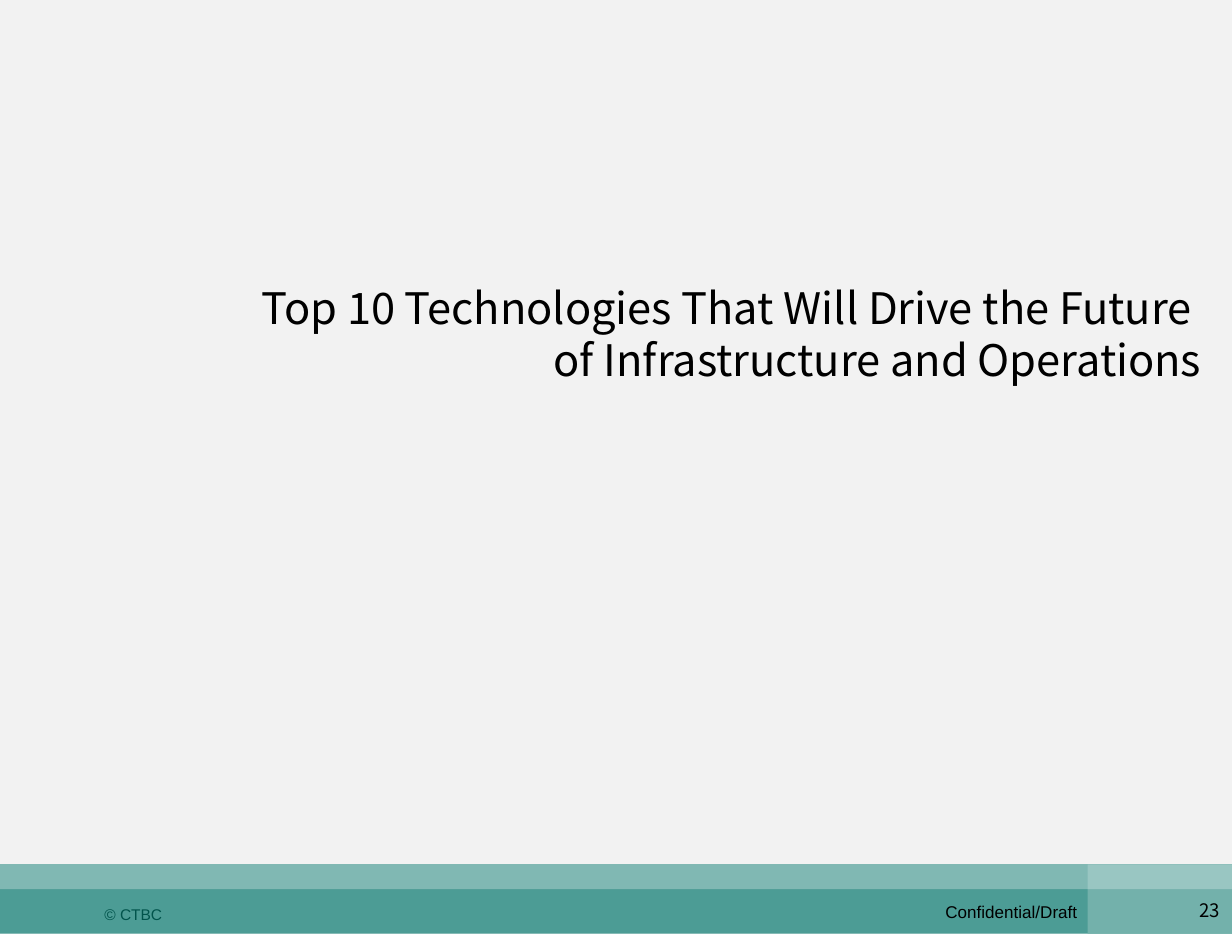
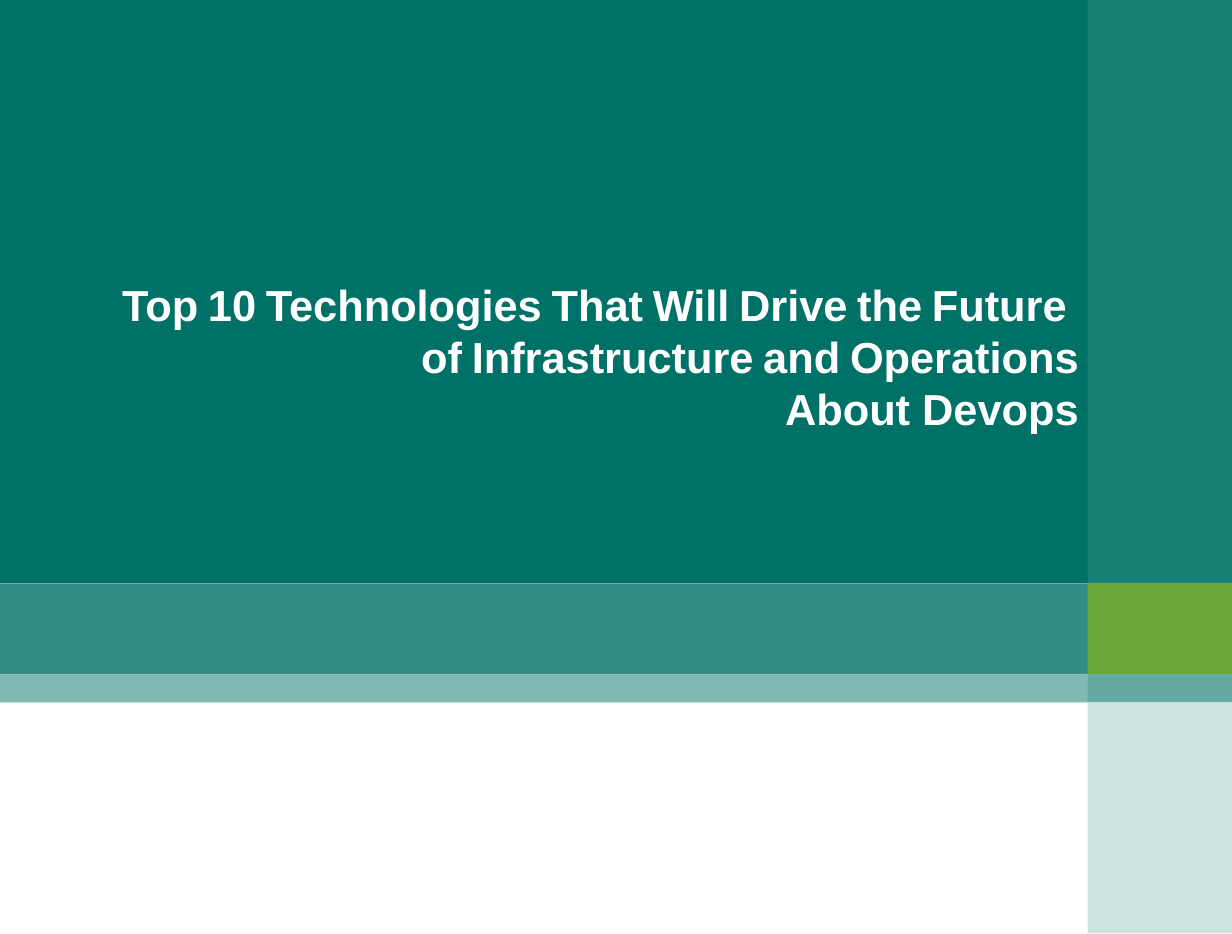
Before and after one commit to shaven105/duh, a slide deck: slide 23 of QQ2.pptx. Drawn at 1232x934 pixels with LibreOffice and Linux fonts; fonts in the diff are those of the drawing; background and template pictures are left out. Boxes give left, top, right and bottom in pixels: in the first picture for what was removed or moved away, otherwise in the second. Text is boxed around its words. In the diff, an @@ line names an element or a change of style, - is before the commit and + after.

```diff
--- a/QQ2.pptx
+++ b/QQ2.pptx
@@ background #F2F2F2 to #FFFFFF @@
@@ rectangle added at [0, 0, 1232, 584], fill #007167 @@
@@ rectangle added at [1088, 0, 1232, 584], fill #197F76 @@
@@ text "Top 10 Technologies That Will ...": place and size @@
-text "Top 10 Technologies That Will ..." at [262, 289, 1202, 386]
+text "Top 10 Technologies That Will ..." at [122, 289, 1079, 434]
@@ text at [122, 289, 1079, 382]: font Noto Sans CJK SC to Arial, text colour #000000 to #FFFFFF, bold on in "Top 10 Technologies That Will Drive the ...", "of Infrastructure and Operations" @@
@@ text at [785, 393, 1079, 434]: paragraph added @@
+About Devops
@@ rectangle added at [0, 584, 1232, 675], fill #338D85 @@
@@ rectangle added at [1088, 584, 1232, 675], fill #6AA83A @@
@@ rectangle: place and size @@
-rectangle at [0, 865, 1232, 889]
+rectangle at [0, 675, 1232, 703]
@@ rectangle added at [1088, 675, 1232, 703], fill #66AAA4 @@
@@ rectangle added at [1088, 703, 1232, 934], fill #CCE3E1 @@
@@ group removed at [0, 865, 1232, 934]: 3 rectangles, 2 texts @@
-© CTBC
-Confidential/Draft
@@ page number removed at [1199, 903, 1220, 917] @@
-23
```
Also in this commit, not shown: 5 other slides changed, 4 slides added, 15 slides removed, 3 other files.
